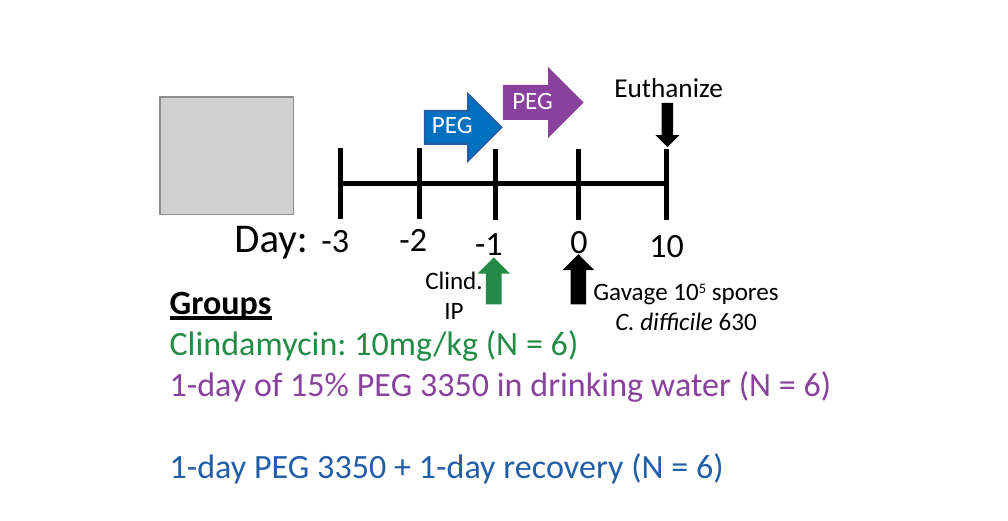
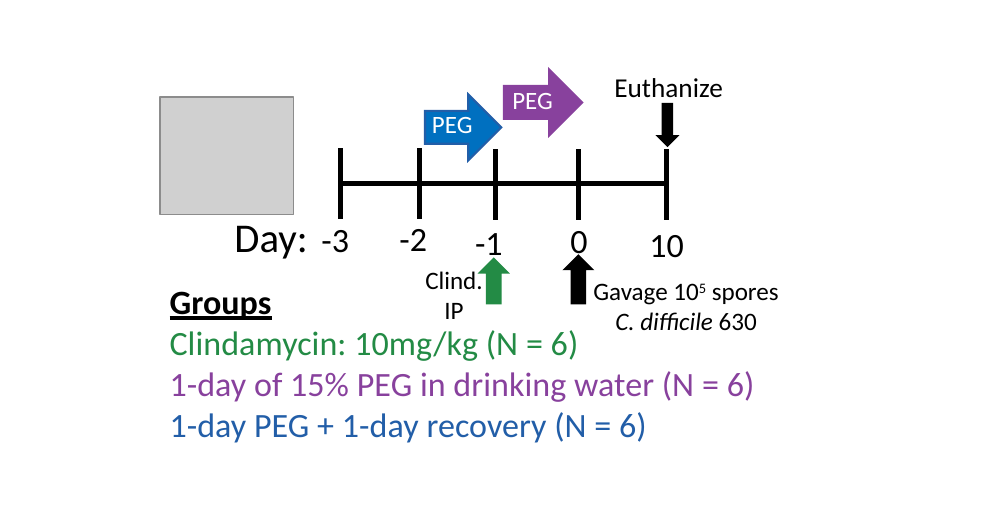
Before and after one commit to SchlossLab/Tomkovich_PEG3350_mSphere_2021, a slide deck: slide 1 of results/figures/1_Day_PEG_Schematic.pptx. Drawn at 1008x521 pixels with LibreOffice and Linux fonts; fonts in the diff are those of the drawing; grey boxes stand for pictures. Boxes give left, top, right and bottom in pixels: in the first picture for what was removed or moved away, otherwise in the second. Text is boxed around its words. In the diff, an @@ line names an element or a change of style, - is before the commit and + after.

```diff
--- a/results/figures/1_Day_PEG_Schematic.pptx
+++ b/results/figures/1_Day_PEG_Schematic.pptx
@@ text at box(170, 371, 755, 443): text changed @@
-1-day of 15% PEG 3350 in drinking water (N = 6)
-1-day PEG 3350 + 1-day recovery (N = 6)
+1-day of 15% PEG in drinking water (N = 6)
+1-day PEG + 1-day recovery (N = 6)
```
Also in this commit, not shown: 3 other files.
